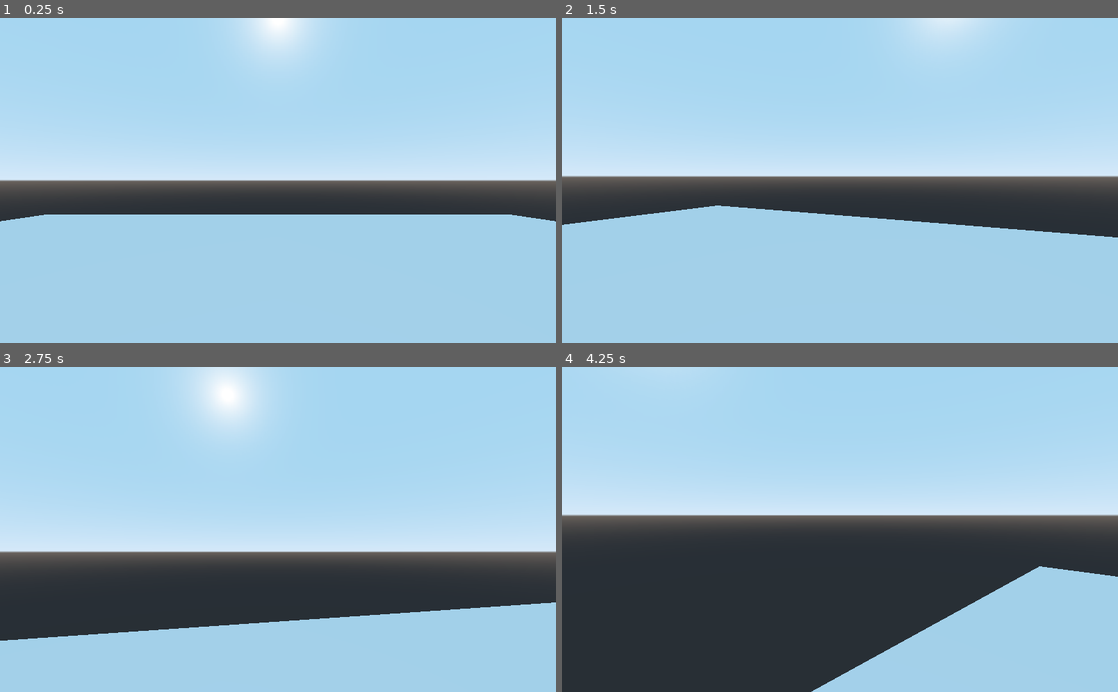
Above: before the commit, frames 1-4 (two rows, left to right).
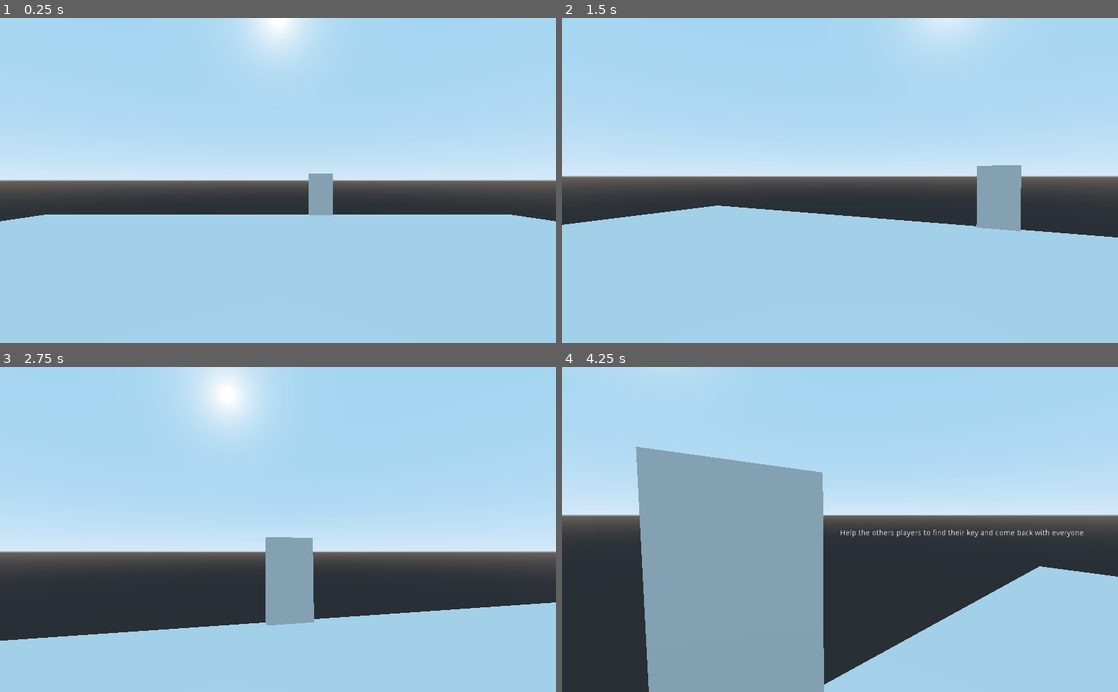
Above: after the commit, the same moments.

Repository: Xwilarg/EscapeTheCrunch
Game: Godot game, scene res://Resources/Scenes/FPSController.tscn
Same seed, same stepped clock (60 frames per second), same inputs: the game is played once before the commit and once after it.
Inputs (mouse positions are in pixels of both pictures, inside the frame that each line leads up to):
- Up to frame 1 (0.25 s): no input
- Up to frame 2 (1.5 s): tap Enter at 0.5 s; move the mouse to (867, 180) at 0.52 s; hold E (action) 0.53-1.28 s; hold W (move_forward) from 0.53 s (still down); move the mouse to (812, 180) at 1.27 s; tap E (action) at 1.35 s
- Up to frame 3 (2.75 s): keep holding W (move_forward); move the mouse to (289, 523) at 2.02 s; hold E (action) from 2.03 s (still down)
- Up to frame 4 (4.25 s): keep holding W (move_forward); move the mouse to (834, 536) at 2.77 s; release E (action) at 2.78 s; tap E (action) at 2.85 s; move the mouse to (878, 532) at 3.52 s; hold E (action) from 3.53 s (still down)

The runs differ from the first frame. In frame 1, 0.6% of the frame differs, in the area x 55-60%, y 47-61%; in frame 2, 1.6%; in frame 3, 2.3%; in frame 4, 24%, in the area x 13-94%, y 24-100%.

Commit message:
Add objective completion

Diff:
--- /dev/null
+++ b/Resources/Scenes/Door.gd
@@ -0,0 +1,12 @@
+extends StaticBody
+
+var players = []
+
+func registerPlayer(p: Object) -> void:
+	players.push_back(p)
+
+func areAllPlayersReady() -> bool:
+	for p in players:
+		if !p.isReadyToExit():
+			return false
+	return true
--- a/Resources/Scenes/Player.tscn
+++ b/Resources/Scenes/Player.tscn
@@ -28,4 +28,5 @@
 anchor_bottom = 0.5
 margin_right = 40.0
 margin_bottom = 14.0
-text = "Press E"
+align = 1
+valign = 1
--- a/Resources/Scenes/PlayerController.gd
+++ b/Resources/Scenes/PlayerController.gd
@@ -4,16 +4,26 @@
 
 export var speed = 15
 export var xSens = -1.0
-export var interactionDistance = 2
+export var interactionDistance = 3
+export var doorDistance = 5
 
-var pressEUI: Object
+var door: Object
+var label: Object
 var safeTarget: Object
 var id = 1
 var currentKey: Object = null
 
+func isReadyToExit() -> bool:
+	return currentKey != null and isOnDoorRange()
+
+func isOnDoorRange() -> bool:
+	return global_transform.origin.distance_to(door.global_transform.origin) < doorDistance
+
 func _ready():
-	pressEUI = get_node("Label")
-	pressEUI.hide()
+	door = get_node("../Navigation/NavigationMeshInstance/World/Map/Door")
+	door.registerPlayer(self)
+	label = get_node("Label")
+	label.hide()
 	Input.set_mouse_mode(Input.MOUSE_MODE_CAPTURED)
 
 func _input(event):
@@ -23,10 +33,12 @@
 	if Input.is_action_pressed("action") and safeTarget != null and currentKey == null:
 		currentKey = safeTarget
 		safeTarget.hide()
-		pressEUI.hide()
+		label.hide()
 		safeTarget = null
 
 func _physics_process(delta):
+	label.hide()
+
 	# Controls
 	var x = 0
 	var y = 0
@@ -48,8 +60,16 @@
 	var to = from + $Camera.project_ray_normal(center) * 100
 	var result = get_world().direct_space_state.intersect_ray(from, to)
 	if result and result.collider.name == "Safe" and global_transform.origin.distance_to(result.collider.global_transform.origin) < interactionDistance && result.collider.is_visible() and currentKey == null:
-		pressEUI.show()
+		label.show()
+		label.set_text("Press E")
 		safeTarget = result.collider
+	elif isOnDoorRange():
+		label.show()
+		if currentKey != null:
+			label.set_text("You need to find your key first!")
+		elif door.areAllPlayersReady():
+			label.hide() # End of the game!
+		else:
+			label.set_text("Help the others players to find their key and come back with everyone")
 	else:
-		pressEUI.hide()
 		safeTarget = null
--- a/Resources/Scenes/World.tscn
+++ b/Resources/Scenes/World.tscn
@@ -1,6 +1,7 @@
-[gd_scene load_steps=6 format=2]
+[gd_scene load_steps=7 format=2]
 
 [ext_resource path="res://Resources/Scenes/GameManager.gd" type="Script" id=1]
+[ext_resource path="res://Resources/Scenes/Door.gd" type="Script" id=2]
 
 [sub_resource type="BoxShape" id=1]
 extents = Vector3( 20, 1, 20 )
@@ -52,3 +53,13 @@
 
 [node name="Node2" type="Spatial" parent="Map/Spawns"]
 transform = Transform( 1, 0, 0, 0, 1, 0, 0, 0, 1, 0, 2, 16.043 )
+
+[node name="Door" type="StaticBody" parent="Map"]
+transform = Transform( 1, 0, 0, 0, 1.77786, 0, 0, 0, 0.216145, 3.64811, 2.76716, -19.7909 )
+script = ExtResource( 2 )
+
+[node name="CollisionShape" type="CollisionShape" parent="Map/Door"]
+shape = SubResource( 4 )
+
+[node name="MeshInstance" type="MeshInstance" parent="Map/Door/CollisionShape"]
+mesh = SubResource( 5 )
